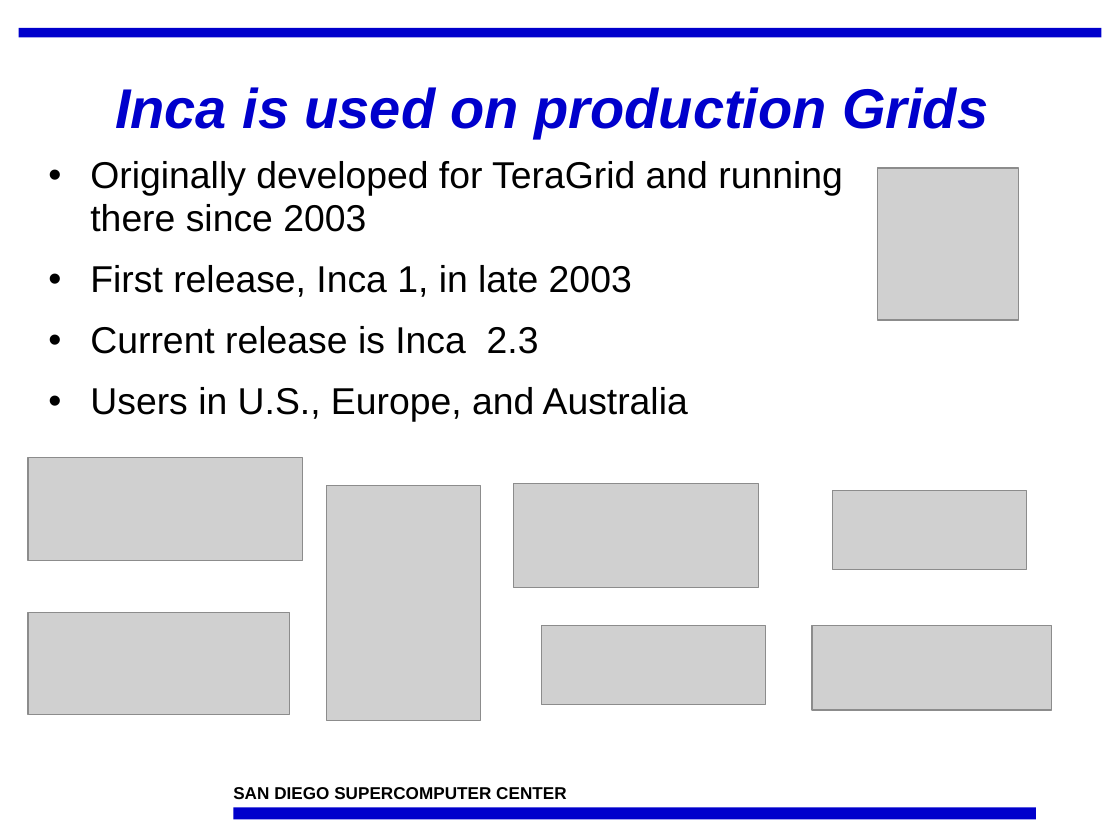
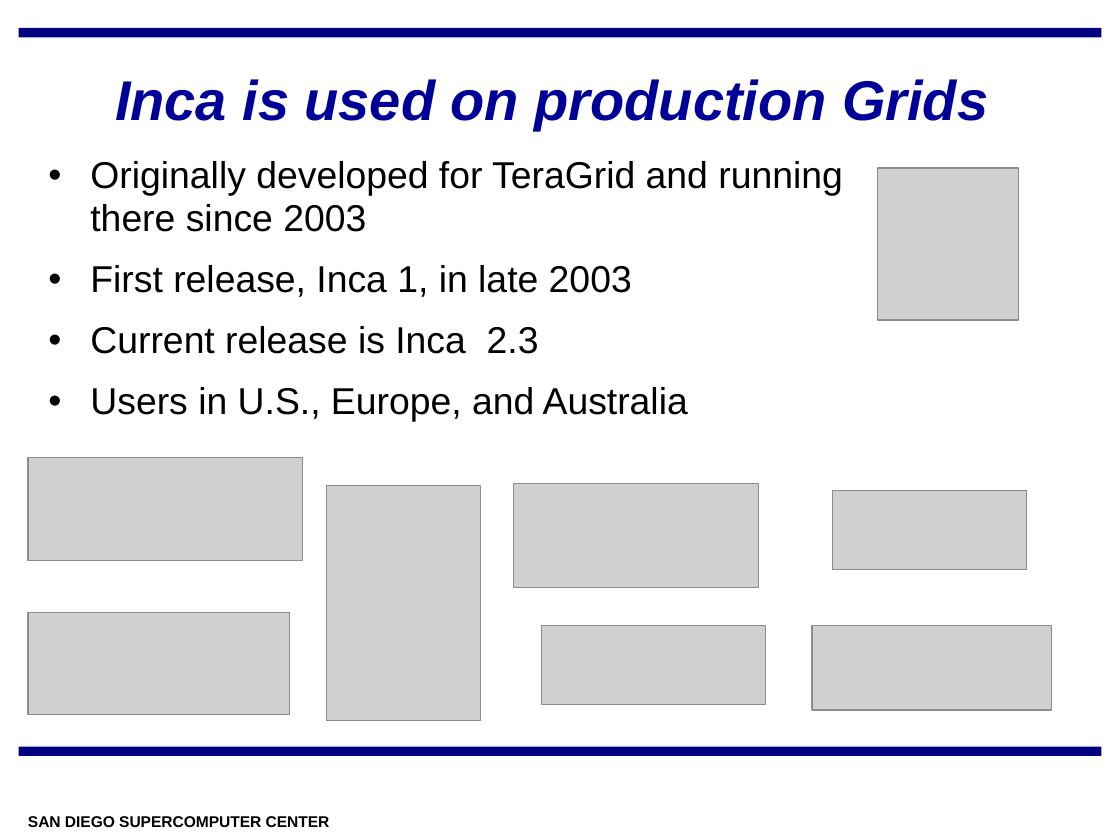
Before and after one commit to IncaProject/inca-xsede, a slide deck: slide 3 of talks/inca-nsf_02-08.ppt. Drawn at 1120x840 pixels with LibreOffice and Linux fonts; fonts in the diff are those of the drawing; grey boxes stand for pictures; background and template pictures are left out. Boxes give left, top, right and bottom in pixels: in the first picture for what was removed or moved away, otherwise in the second. Text is boxed around its words. In the diff, an @@ line names an element or a change of style, - is before the commit and + after.

```diff
--- a/talks/inca-nsf_02-08.ppt
+++ b/talks/inca-nsf_02-08.ppt
@@ rectangle at (19,28,1102,37): fill #0000CC to #000080 @@
@@ title "Inca is used on production ...": place and size @@
-title "Inca is used on production ..." at (115,87,988,138)
+title "Inca is used on production ..." at (115,79,988,130)
@@ title "Inca is used on production ..." at (115,79,988,130): text colour #0000CC to #000099; line spacing 0.9 to 0.95 @@
@@ rectangle added at (19,747,1102,756), fill #000080 @@
@@ rectangle removed at (233,808,1036,820) @@
@@ text "SAN DIEGO SUPERCOMPUTER CENTER": place and size @@
-text "SAN DIEGO SUPERCOMPUTER CENTER" at (233,787,566,799)
+text "SAN DIEGO SUPERCOMPUTER CENTER" at (28,816,330,827)
@@ text "SAN DIEGO SUPERCOMPUTER CENTER" at (28,816,330,827): size 11 to 10 pt @@
```
Also in this commit, not shown: 5 other slides changed.
